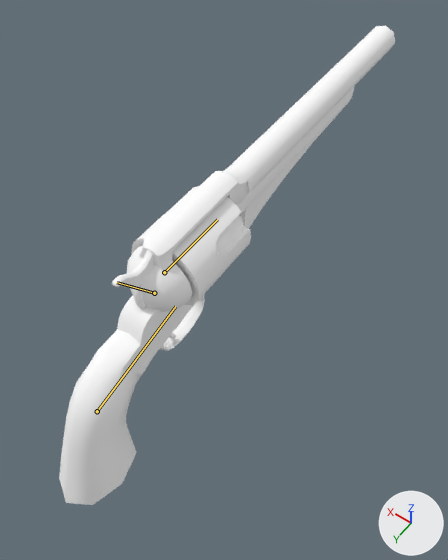
A saved change to the Blender file Art/Animations/WEP_Repeater_Revolver_Animations_001/WEP_Revolver_Repeater_Animations_Inspects_001.blend.
Both versions are drawn from a camera (50 mm lens) standing at (-0.206, 0.119, 0.443) and looking at (-0.001, -0.168, -0.008). The lights are fixed; the arrows at lower right show +X, +Y and +Z. The bones that bend it are drawn over the model as lines.

Names of what the first picture shows: 'Revolver'.
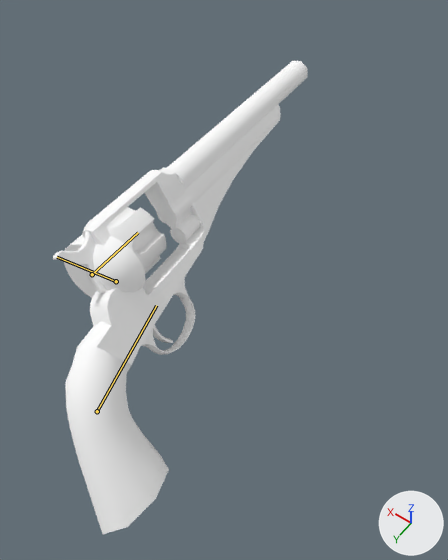
Commit message: Revolver Inspects

The newer file adds an action. The first version stands in its rest pose; the second is drawn at frame 81 of the action 'WEP_Revolver_Repeater_Animations_Inspects_001'.

What differs and where, as boxes (x1, y1, x2, y2) in the pictures (448 x 560 px):
'Revolver', posed (24% narrower)
    before: (59, 26, 395, 505)
    after: (53, 61, 308, 534)
bone 'Gun', root to tip
    before: (97, 411) to (175, 306)
    after: (97, 411) to (156, 305)
bone 'Cilinder', root to tip
    before: (164, 272) to (217, 219)
    after: (92, 274) to (138, 232)

The change, as a list of edits to the scene's bpy script:
```text
Change bone_gun:
    where bone_gun = bpy.data.objects['Armature'].pose.bones['Gun']
    bone_gun.rotation_euler: (0.0, 0.0, 0.0) -> (0.192, -0.541, -0.314)  # degrees (0, 0, 0) -> degrees (11, -31, -18)
Change bone_cilinder:
    where bone_cilinder = bpy.data.objects['Armature'].pose.bones['Cilinder']  # child of 'Gun'
    bone_cilinder.location: (0.0, 0.0, 0.0) -> (0.046, 0.0, 0.0098)
    bone_cilinder.rotation_euler: (0.0, 0.0, 0.0) -> (0.0, 5.69, 0.0)  # degrees (0, 0, 0) -> degrees (0, 326, 0)
```
